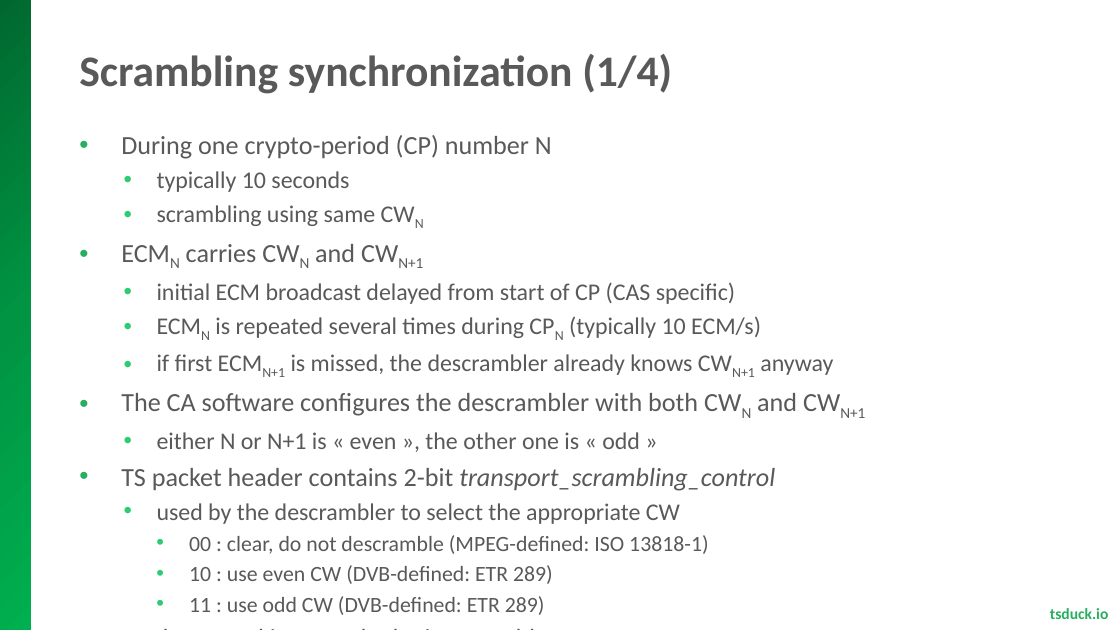
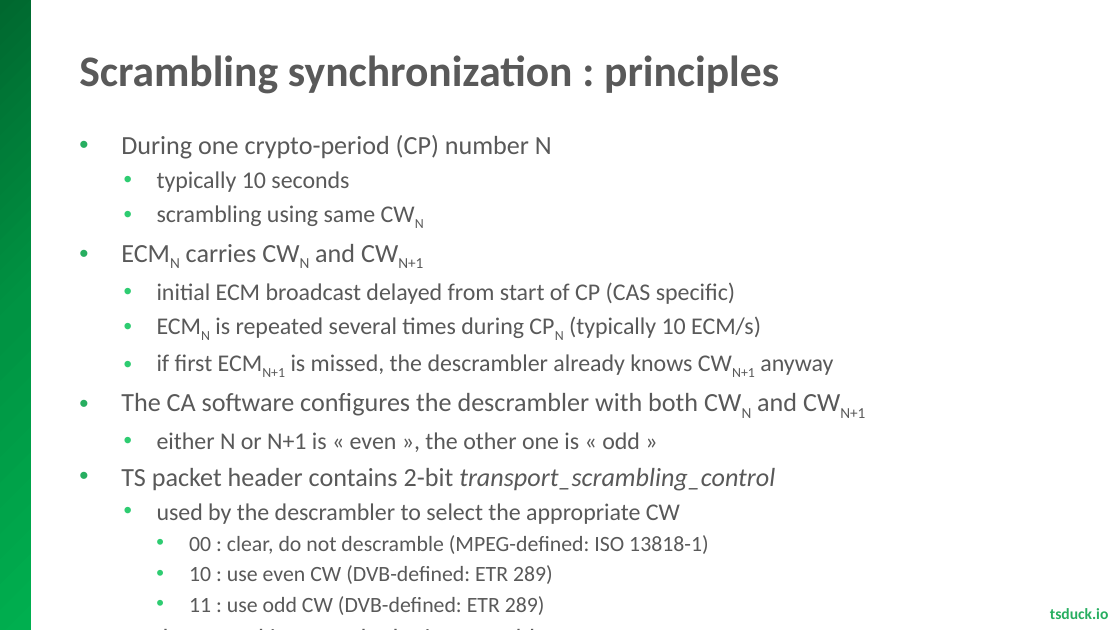
Before and after one commit to tsduck/tsduck, a slide deck: slide 28 of doc/mpegts-introduction.pptx. Drawn at 1120x630 pixels with LibreOffice and Linux fonts; fonts in the diff are those of the drawing; background and template pictures are left out. Boxes give left, top, right and bottom in pixels: in the first picture for what was removed or moved away, otherwise in the second. Text is boxed around its words. In the diff, an @@ line names an element or a change of style, - is before the commit and + after.

```diff
--- a/doc/mpegts-introduction.pptx
+++ b/doc/mpegts-introduction.pptx
@@ title at (79,55,779,94): text changed @@
-Scrambling synchronization (1/4)
+Scrambling synchronization : principles
```
Also in this commit, not shown: 5 other slides changed, 2 other files.
